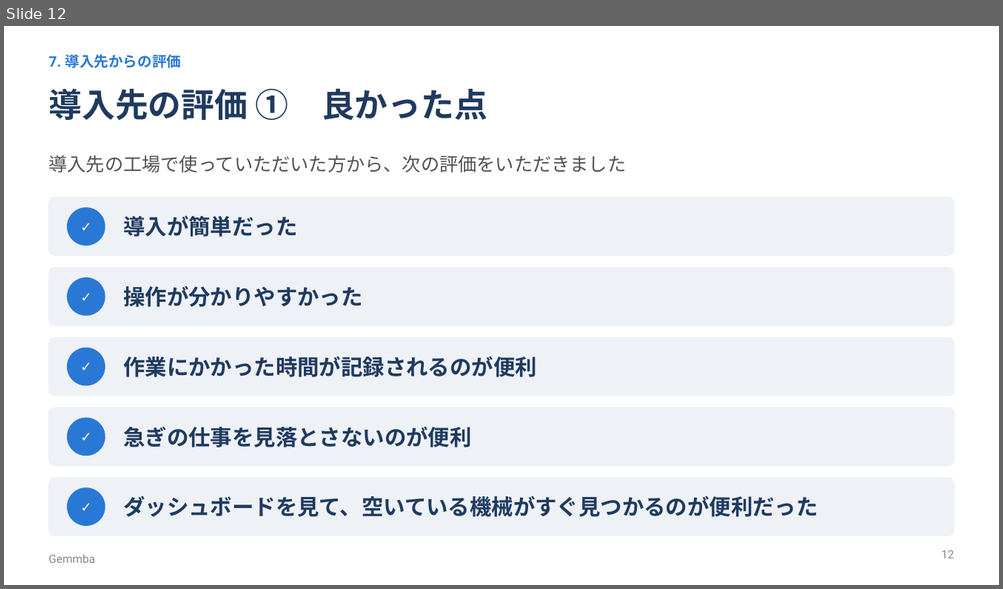
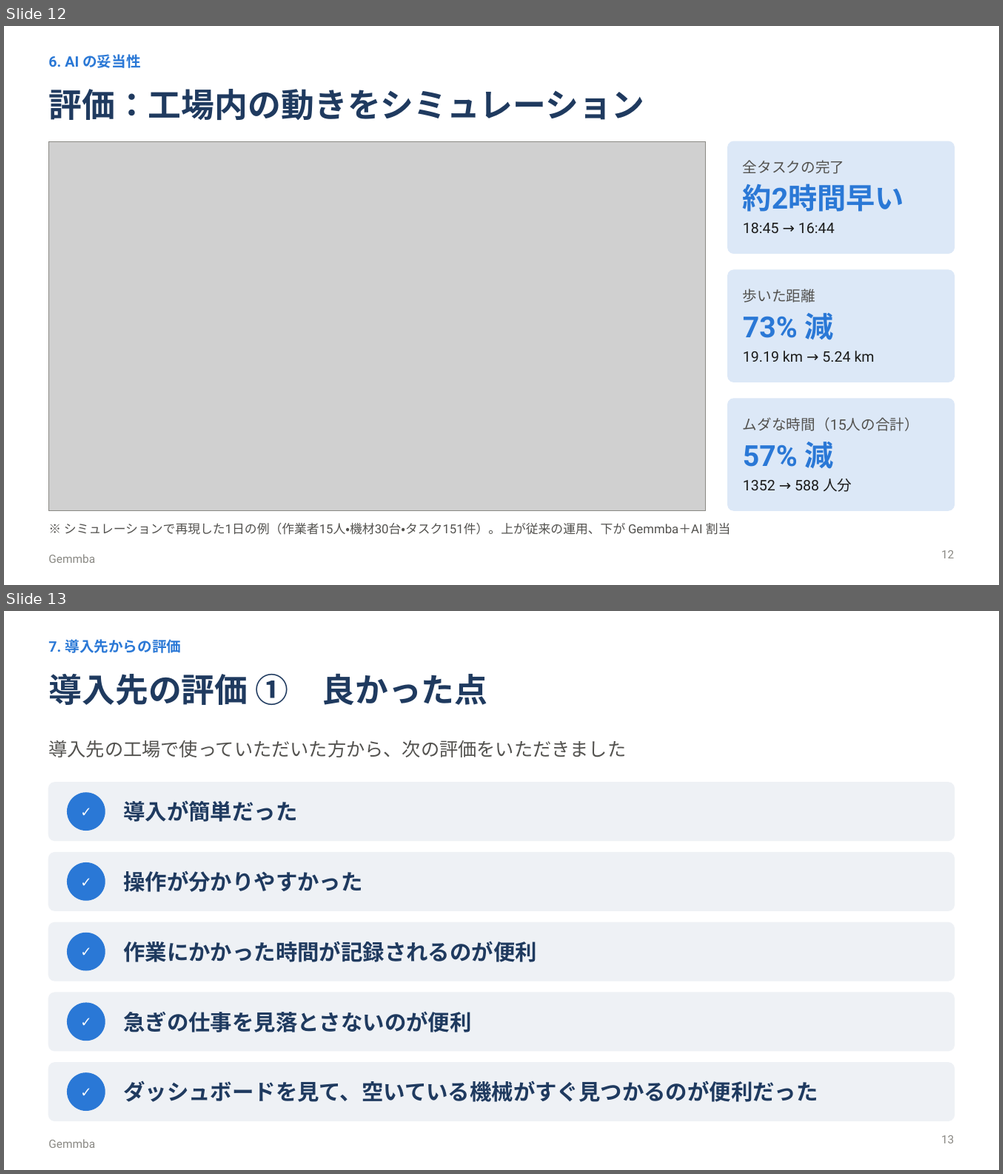
Before and after one commit to maguro256/procon2026, a slide deck: slides/gemmba_presentation.pptx. Shown one above the other, each under a label of ours: slide 12 before the commit, slides 12 and 13 after it. The pictures are 1003x589 and 1003x1174 pixels, drawn with LibreOffice and Linux fonts; fonts in the diff are those of the drawing; grey boxes stand for pictures. Boxes give left, top, right and bottom in pixels: in the first picture for what was removed or moved away, otherwise in the second. Text is boxed around its words. In the diff, an @@ line names an element or a change of style, - is before the commit and + after.

```diff
--- a/slides/gemmba_presentation.pptx
+++ b/slides/gemmba_presentation.pptx
@@ slide 12 added at bbox=[4, 26, 999, 585], background #FFFFFF; not listed: 1 template element that a slide beside it also shows @@
@@ text added at bbox=[48, 54, 140, 68], 14 pt, text #2A78D6, bold @@
+6. AI の妥当性
@@ title added at bbox=[48, 89, 644, 120], 32 pt, text #1F3A5F, bold @@
+評価：工場内の動きをシミュレーション
@@ picture added at bbox=[48, 141, 706, 511] @@
@@ rectangle added at bbox=[48, 141, 706, 511], outline #8A8984 0.75 pt @@
@@ rounded rectangle added at bbox=[728, 141, 954, 254], fill #DCE8F7, outline #DCE8F7 1 pt @@
@@ text added at bbox=[743, 160, 904, 233], 14 pt, text #1B1B1A @@
+全タスクの完了
+約2時間早い
+18:45 → 16:44
@@ rounded rectangle added at bbox=[728, 270, 954, 382], fill #DCE8F7, outline #DCE8F7 1 pt @@
@@ text added at bbox=[743, 289, 874, 362], 14 pt, text #1B1B1A @@
+歩いた距離
+73% 減
+19.19 km → 5.24 km
@@ rounded rectangle added at bbox=[728, 399, 954, 511], fill #DCE8F7, outline #DCE8F7 1 pt @@
@@ text added at bbox=[743, 417, 919, 492], 14 pt, text #52514E @@
+ムダな時間（15人の合計）
+57% 減
+1352 → 588 人分
@@ text added at bbox=[64, 523, 731, 535], 12 pt, text #52514E @@
+※ シミュレーションで再現した1日の例（作業者15人・機材30台・タスク151件）。上が従来の運用、下が Gemmba＋AI 割当
@@ page number added at bbox=[941, 551, 953, 559], 11 pt, text #8A8984 @@
+12
@@ what was slide 12 is now slide 13 @@
@@ page number at bbox=[941, 1136, 953, 1144]: text changed @@
-12
+13
```
Also in this commit, not shown: 5 slides changed, 1 other file.
